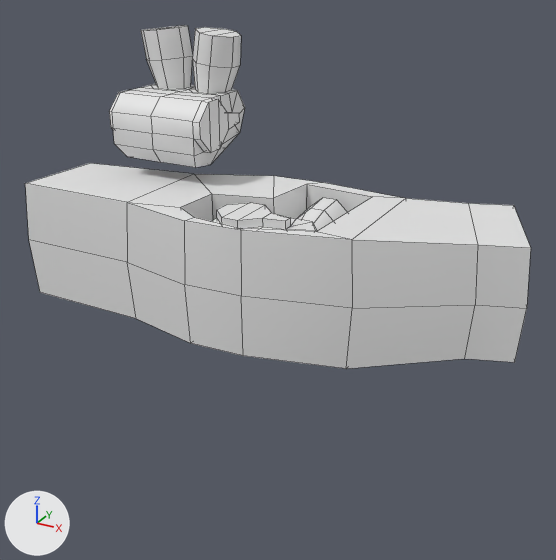
One commit to the Blender file assets/repair/motorycle_engine.blend: the scene before it, then after it.
Rendered twice from a camera (50 mm lens) standing at (15.6, -24.3, 11.6) and looking at (2.3, -0.2, -0.5). The lights are fixed; the arrows at lower left show +X, +Y and +Z. Mesh edges are drawn as thin lines. Materials are left out; every surface is plain grey.

The first picture shows 'frame', 'part_engine', 'part_engine_start'.
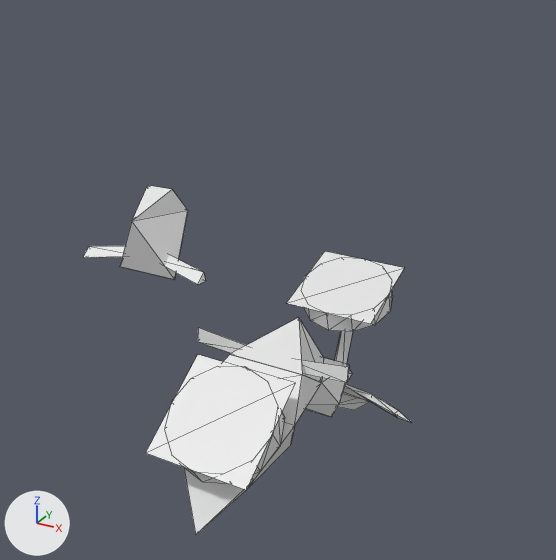
What the commit changed:
me_part_engine is used by ob_part_engine; location (2.05, -0.93, -0.05).
me_part_engine had 125 vertices, 124 faces and spanned x -1.89..2.14, y -1.74..3.7, z -2.37..2.36.
me_part_engine now has 27 vertices, 24 faces and spans x -3.19..3.19, y -1.58..2.09, z -1.19..1.42.
me_part_engine part 1: the whole mesh is rebuilt.
me_part_engine part 2: the surface is now shaded flat.
Mesh me_motorbike_009 is new.
It has 40 vertices, 60 faces and spans x -0.291..0.282, y -1.071..-0.487, z -0.021..0.29.
Mesh me_motorbike_007 is new.
It has 24 vertices, 34 faces and spans x -0.587..0.587, y -0.837..-0.434, z 0.198..0.854.
Mesh me_motorbike_004 is new.
It has 40 vertices, 50 faces and spans x -0.291..0.282, y 0.38..0.928, z 0.03..0.457.
Mesh me_motorbike_003 is new.
It has 37 vertices, 54 faces and spans x -0.3..0.3, y -0.58..0.94, z 0.11..0.71.
Object 'part_engine' (ob_part_engine) loses its EDGE_SPLIT modifier named 'EdgeSplit'.
Modifier setting removed (it was split_angle = 0.885).
Object 'part_engine' (ob_part_engine) moves from (2.05, -0.93, -0.05) to (3.16, -0.63, -3.18).
Object 'part_engine' (ob_part_engine) turns from (0, 0, 0) to (180, 0, 0) degrees about x, y and z.
Object 'frame' (ob_frame) is deleted.
Object 'part_engine_start' (ob_part_engine_start) loses its EDGE_SPLIT modifier named 'EdgeSplit'.
Modifier setting removed (it was split_angle = 0.885).
Object 'part_engine_start' (ob_part_engine_start) moves from (-3.79, 2.24, 4.65) to (-5.01, 1.28, 0.0).
Object 'part_engine_start' (ob_part_engine_start) turns from (90, 0, 90) to (270, 0, 0) degrees about x, y and z.
Object 'motorbike.009' (ob_motorbike_009) is new; it shows me_motorbike_009.
Its location is (3.16, -0.81, -1.97).
Its rotation in degrees is (180, 0, 0).
Its scale is (7.16, 7.16, 7.16).
Object 'motorbike.007' (ob_motorbike_007) is new; it shows me_motorbike_007.
Its location is (3.16, -0.81, -1.97).
Its rotation in degrees is (180, 0, 0).
Its scale is (7.16, 7.16, 7.16).
Object 'motorbike.004' (ob_motorbike_004) is new; it shows me_motorbike_004.
Its location is (3.16, -0.81, -1.97).
Its rotation in degrees is (180, 0, 0).
Its scale is (7.16, 7.16, 7.16).
Object 'motorbike.001' (ob_motorbike_001) is new; it shows me_motorbike_003.
Its location is (3.16, -0.81, -1.97).
Its rotation in degrees is (180, 0, 0).
Its scale is (7.16, 7.16, 7.16).

Changed parts and their boxes [x1, y1, x2, y2] in the pictures (556 x 560 px):
'frame', deleted
    before: [25, 163, 531, 369]
'part_engine_start', reshaped, moved, turned, modifiers changed
    before: [109, 25, 245, 167]
    after: [84, 185, 205, 284]
'motorbike.004', added
    after: [146, 355, 295, 490]
'part_engine', reshaped, moved, turned, modifiers changed
    before: [212, 198, 347, 231]
    after: [198, 318, 352, 383]
'motorbike.009', added
    after: [287, 251, 404, 332]
'motorbike.001', added
    after: [184, 355, 349, 534]
'motorbike.007', added
    after: [334, 331, 410, 422]
part 1 of me_part_engine, cut back
    before: [109, 25, 347, 231]
    after: [84, 185, 352, 383]
